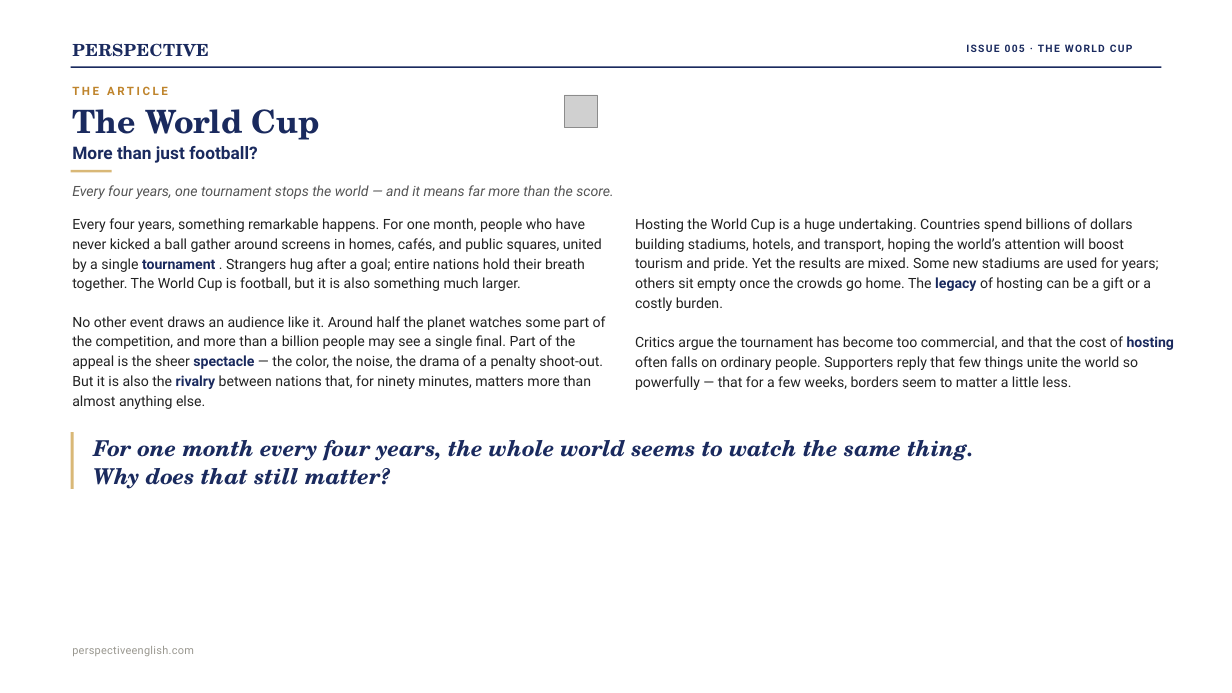
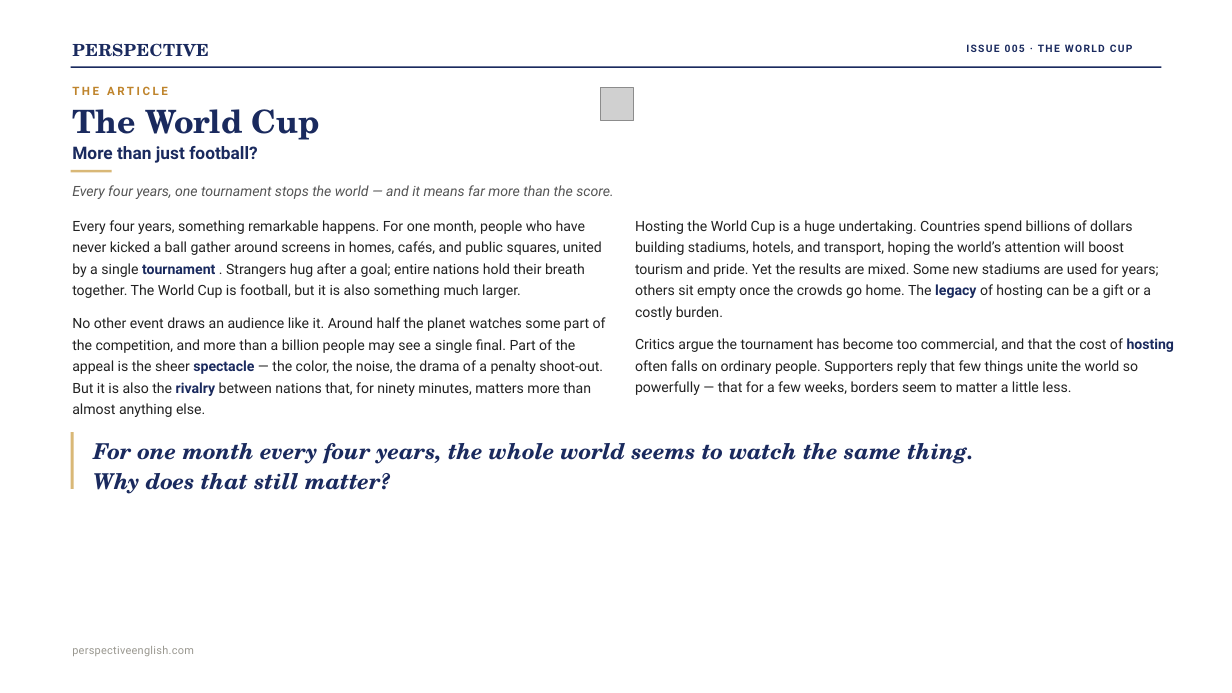
Before and after one commit to Swinka85/perspective-english, a slide deck: slide 7 of downloads/issue005-ppt.pptx. Drawn at 1232x693 pixels with LibreOffice and Linux fonts; fonts in the diff are those of the drawing; grey boxes stand for pictures. Boxes give left, top, right and bottom in pixels: in the first picture for what was removed or moved away, otherwise in the second. Text is boxed around its words. In the diff, an @@ line names an element or a change of style, - is before the commit and + after.

```diff
--- a/downloads/issue005-ppt.pptx
+++ b/downloads/issue005-ppt.pptx
@@ picture: place and size @@
-picture at bbox=[565, 95, 598, 128]
+picture at bbox=[601, 88, 633, 121]
@@ line spacing 1.17 to 1.27 in 4 elements at bbox=[72, 220, 602, 298], bbox=[72, 317, 606, 417], bbox=[635, 220, 1159, 320], bbox=[635, 338, 1174, 395] @@
@@ text "For one month every four ..." at bbox=[93, 443, 973, 494]: line spacing 1.05 to 1.15 @@
```
Also in this commit, not shown: 14 other slides changed, 5 other files.
